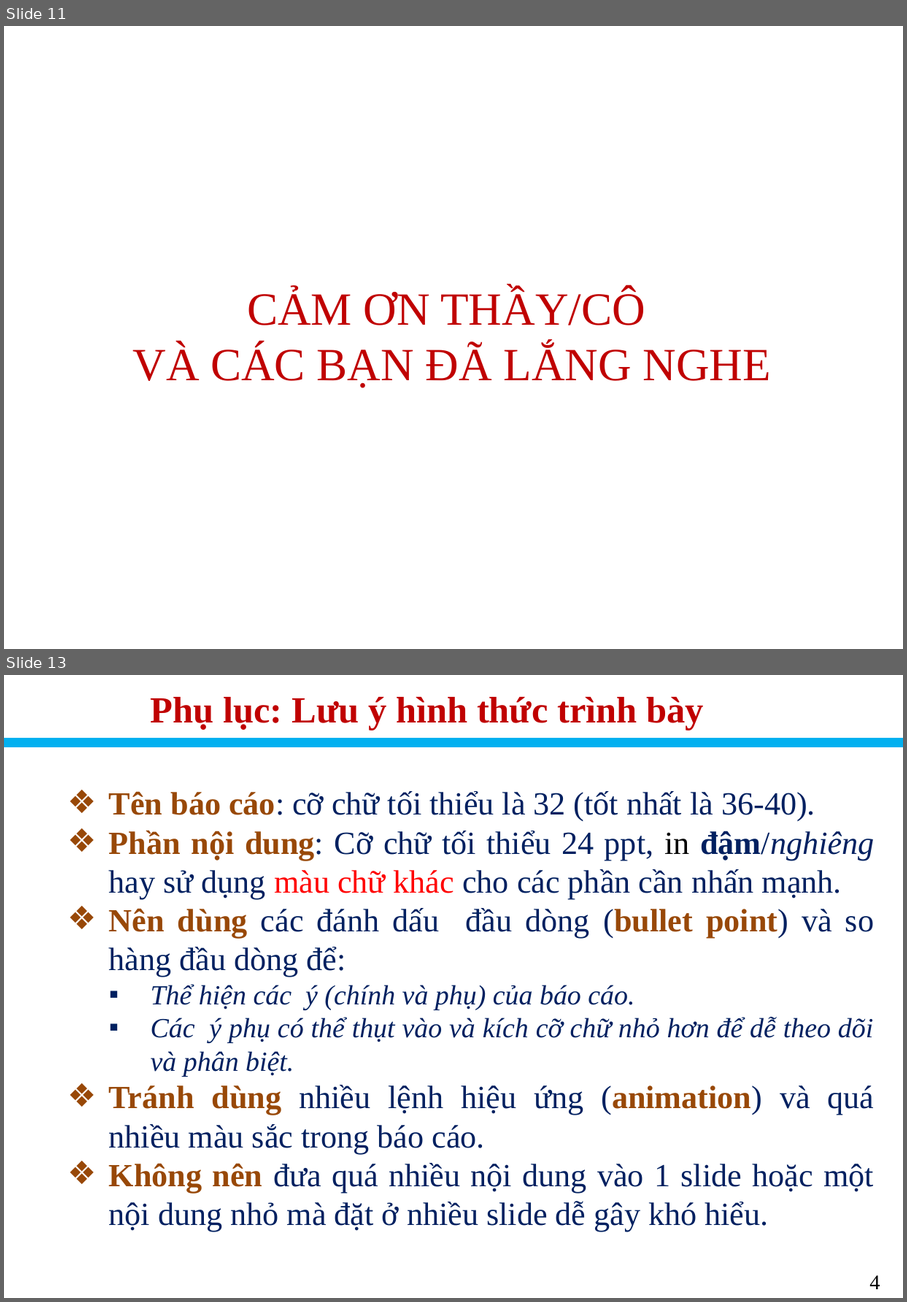
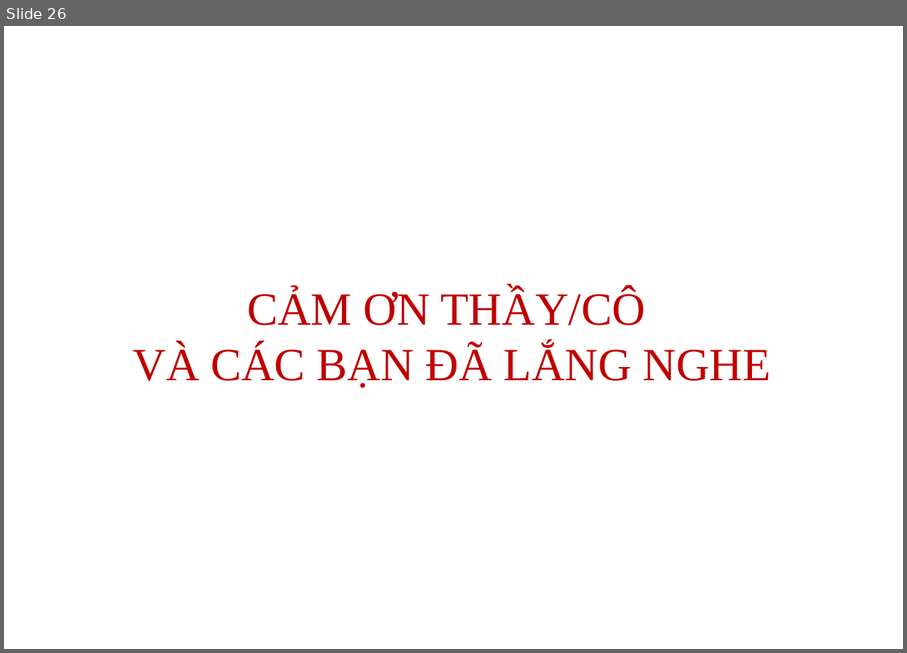
Before and after one commit to ruibi2204/Do_an_Delta.Robot_Dang_Rui_Bi, a slide deck: Thuyết minh _ Trình bày/Trình bày.pptx. Shown one above the other, each under a label of ours: slides 11 and 13 before the commit, slide 26 after it; the slides between them are not shown. The pictures are 907x1302 and 907x653 pixels, drawn with LibreOffice and Linux fonts; fonts in the diff are those of the drawing; background and template pictures are left out. Boxes give left, top, right and bottom in pixels: in the first picture for what was removed or moved away, otherwise in the second. Text is boxed around its words. In the diff, an @@ line names an element or a change of style, - is before the commit and + after.

```diff
--- a/Thuyết minh _ Trình bày/Trình bày.pptx
+++ b/Thuyết minh _ Trình bày/Trình bày.pptx
@@ slide 13 removed at (4,675,903,1298), background #FFFFFF @@
@@ text removed at (151,697,704,730) @@
-Phụ lục: Lưu ý hình thức trình bày
@@ line removed from (4, 742) to (903, 742) @@
@@ text removed at (109,791,875,1231) @@
-❖ Tên báo cáo: cỡ chữ tối thiểu là 32 (tốt nhất là 36-40).
-❖ Phần nội dung: Cỡ chữ tối thiểu 24 ppt, in đậm/nghiêng hay sử dụng màu chữ khác cho các phần cần nhấn mạnh.
-❖ Nên dùng các đánh dấu đầu dòng (bullet point) và so hàng đầu dòng để:
-  ▪ Thể hiện các ý (chính và phụ) của báo cáo.
-  ▪ Các ý phụ có thể thụt vào và kích cỡ chữ nhỏ hơn để dễ theo dõi và phân biệt.
-❖ Tránh dùng nhiều lệnh hiệu ứng (animation) và quá nhiều màu sắc trong báo cáo.
-❖ Không nên đưa quá nhiều nội dung vào 1 slide hoặc một nội dung nhỏ mà đặt ở nhiều slide dễ gây khó hiểu.
@@ text removed at (870,1275,880,1289) @@
-4
@@ what was slide 11 is now slide 26 @@
```
Also in this commit, not shown: 2 slides changed, 23 slides added, 9 other slides removed, 13 other files.
